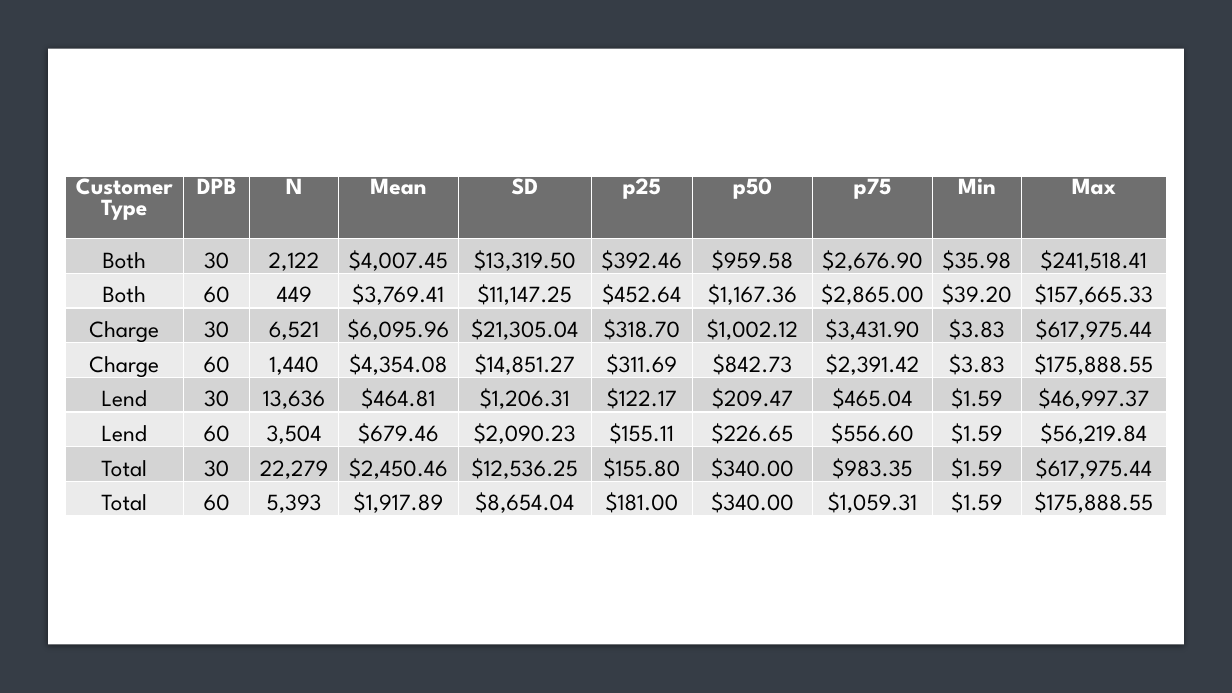
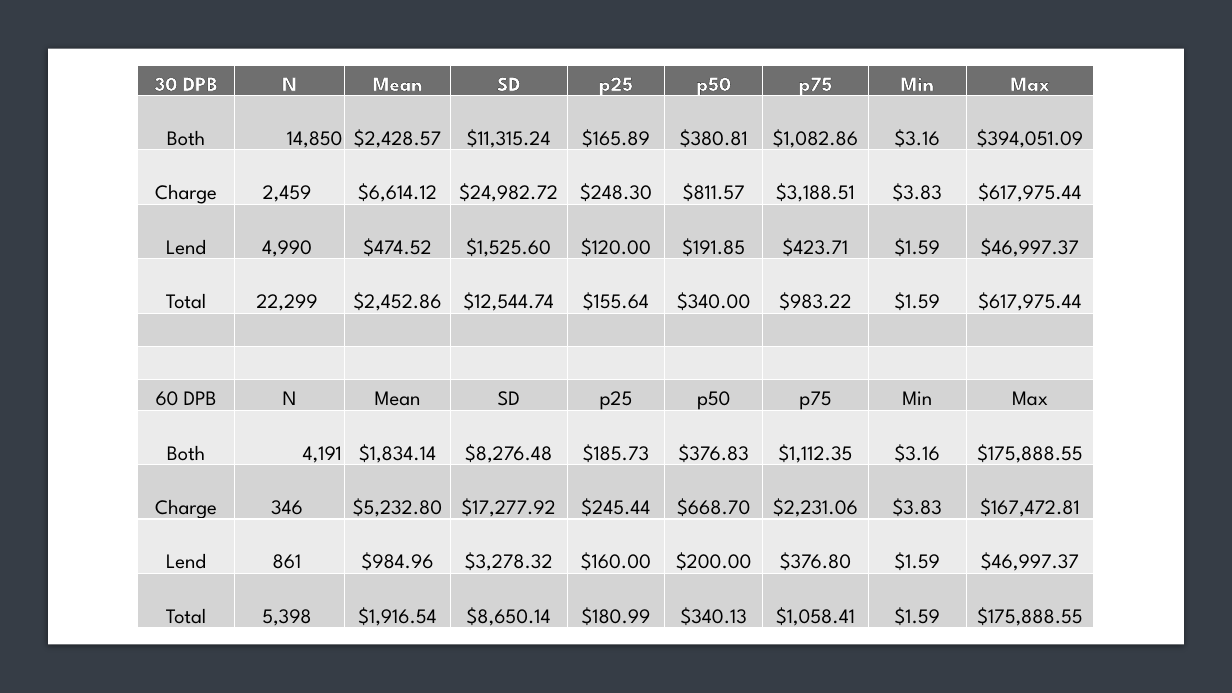
Before and after one commit to jlanseruofa/Lanser_Amex559, a slide deck: slide 7 of Lanser_LabAssgn1.pptx. Drawn at 1232x693 pixels with LibreOffice and Linux fonts; fonts in the diff are those of the drawing. Boxes give left, top, right and bottom in pixels: in the first picture for what was removed or moved away, otherwise in the second. Text is boxed around its words. In the diff, an @@ line names an element or a change of style, - is before the commit and + after.

```diff
--- a/Lanser_LabAssgn1.pptx
+++ b/Lanser_LabAssgn1.pptx
@@ table added at (138,65,1093,634), 12 rows, 9 columns @@
+30 DPB | N | Mean | SD | p25 | p50 | p75 | Min | Max
+Both | 14,850 | $2,428.57 | $11,315.24 | $165.89 | $380.81 | $1,082.86 | $3.16 | $394,051.09
+Charge | 2,459 | $6,614.12 | $24,982.72 | $248.30 | $811.57 | $3,188.51 | $3.83 | $617,975.44
+Lend | 4,990 | $474.52 | $1,525.60 | $120.00 | $191.85 | $423.71 | $1.59 | $46,997.37
+Total | 22,299 | $2,452.86 | $12,544.74 | $155.64 | $340.00 | $983.22 | $1.59 | $617,975.44
+ |  |  |  |  |  |  |  | 
+ |  |  |  |  |  |  |  | 
+60 DPB | N | Mean | SD | p25 | p50 | p75 | Min | Max
+Both | 4,191 | $1,834.14 | $8,276.48 | $185.73 | $376.83 | $1,112.35 | $3.16 | $175,888.55
+Charge | 346 | $5,232.80 | $17,277.92 | $245.44 | $668.70 | $2,231.06 | $3.83 | $167,472.81
+Lend | 861 | $984.96 | $3,278.32 | $160.00 | $200.00 | $376.80 | $1.59 | $46,997.37
+Total | 5,398 | $1,916.54 | $8,650.14 | $180.99 | $340.13 | $1,058.41 | $1.59 | $175,888.55
@@ table removed at (65,177,1167,517), 9 rows, 10 columns @@
-Customer Type | DPB | N | Mean | SD | p25 | p50 | p75 | Min | Max
-Both | 30 | 2,122 | $4,007.45 | $13,319.50 | $392.46 | $959.58 | $2,676.90 | $35.98 | $241,518.41
-Both | 60 | 449 | $3,769.41 | $11,147.25 | $452.64 | $1,167.36 | $2,865.00 | $39.20 | $157,665.33
-Charge | 30 | 6,521 | $6,095.96 | $21,305.04 | $318.70 | $1,002.12 | $3,431.90 | $3.83 | $617,975.44
-Charge | 60 | 1,440 | $4,354.08 | $14,851.27 | $311.69 | $842.73 | $2,391.42 | $3.83 | $175,888.55
-Lend | 30 | 13,636 | $464.81 | $1,206.31 | $122.17 | $209.47 | $465.04 | $1.59 | $46,997.37
-Lend | 60 | 3,504 | $679.46 | $2,090.23 | $155.11 | $226.65 | $556.60 | $1.59 | $56,219.84
-Total | 30 | 22,279 | $2,450.46 | $12,536.25 | $155.80 | $340.00 | $983.35 | $1.59 | $617,975.44
-Total | 60 | 5,393 | $1,917.89 | $8,654.04 | $181.00 | $340.00 | $1,059.31 | $1.59 | $175,888.55
```
Also in this commit, not shown: 1 other slide changed, 2 other files.
